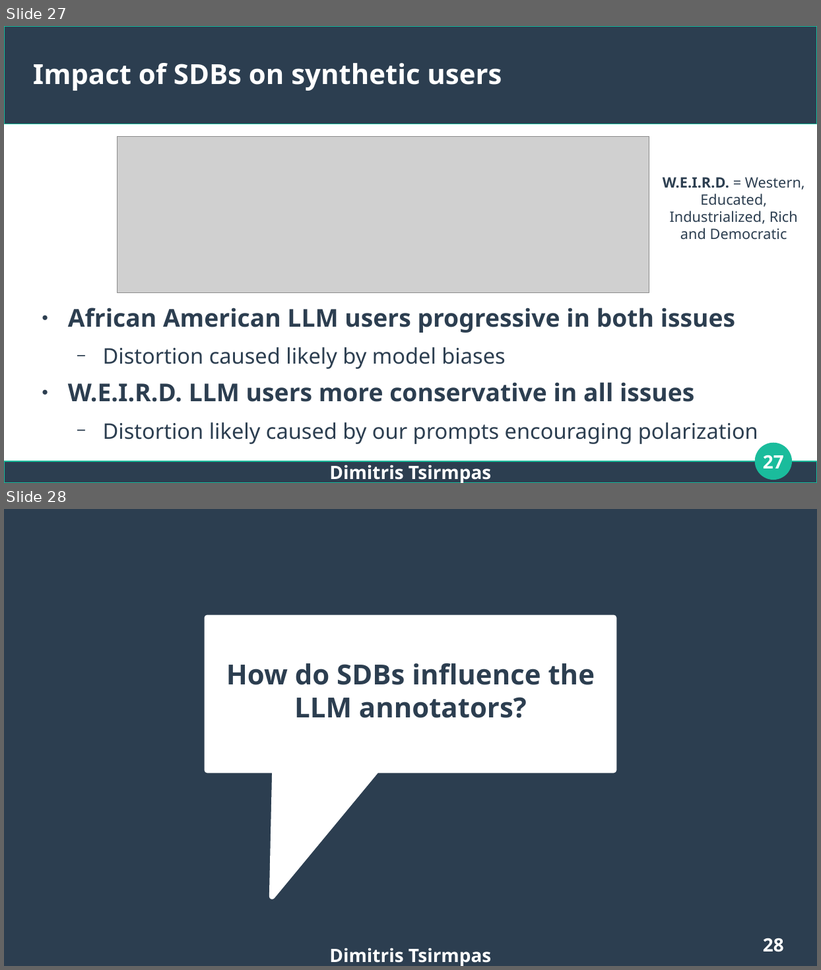
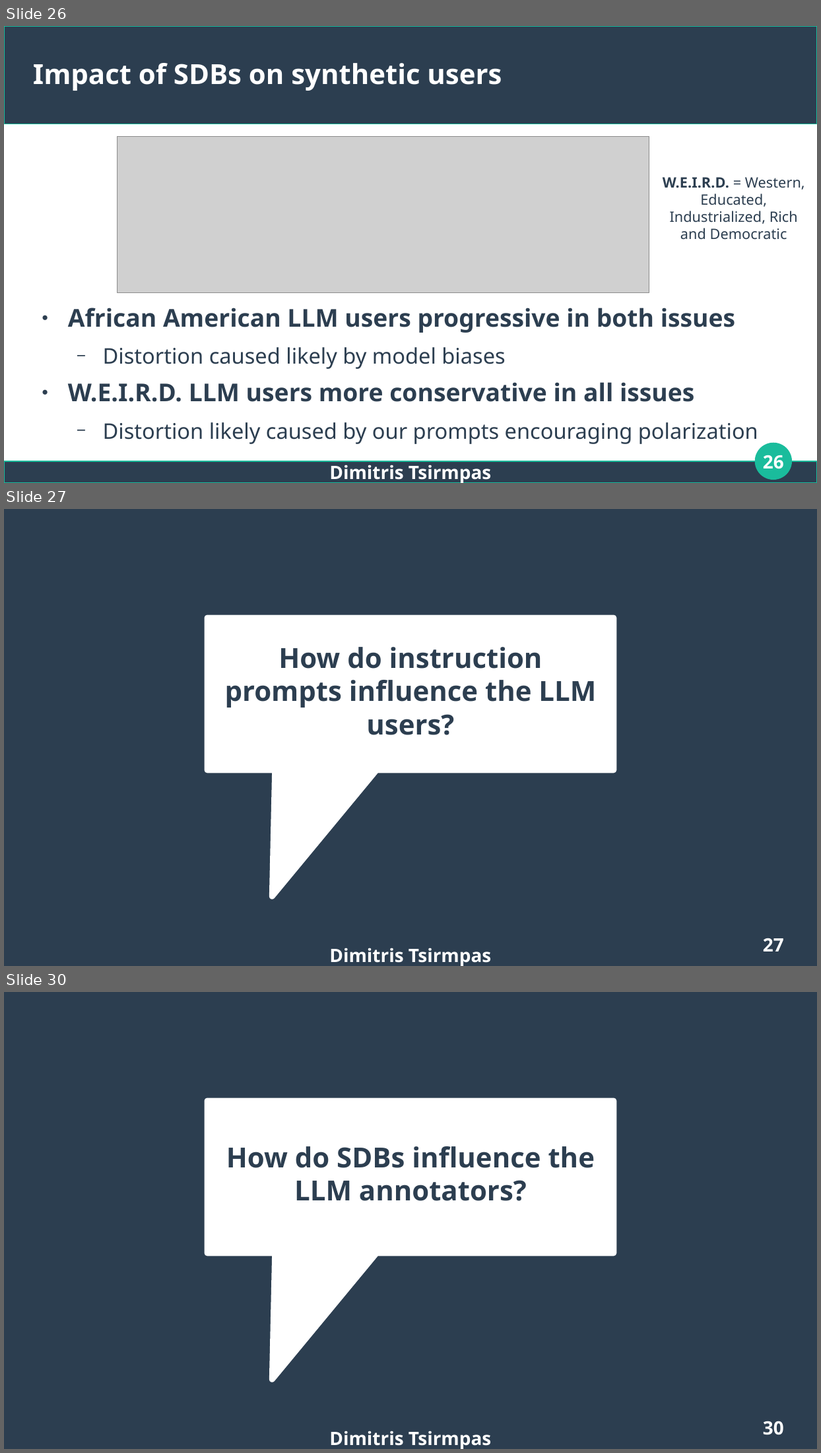
Before and after one commit to dimits-ts/llm_moderation_research, a slide deck: presentations/thesis.odp. Shown one above the other, each under a label of ours: slides 27 and 28 before the commit, slides 26, 27 and 30 after it; the slides between them are not shown. The pictures are 821x970 and 821x1453 pixels, drawn with LibreOffice and Linux fonts; fonts in the diff are those of the drawing; grey boxes stand for pictures. Boxes give left, top, right and bottom in pixels: in the first picture for what was removed or moved away, otherwise in the second. Text is boxed around its words. In the diff, an @@ line names an element or a change of style, - is before the commit and + after.

```diff
--- a/presentations/thesis.odp
+++ b/presentations/thesis.odp
@@ slide 27 added at (4,509,817,966), background #FFFFFF; not listed: 2 template elements that a slide beside it also shows @@
@@ title added at (225,647,596,735), 27 pt, text #2C3E50, bold @@
+How do instruction prompts influence the LLM users?
@@ page number added at (763,939,784,952), 18 pt, text #FFFFFF, bold @@
+27
@@ text added at (329,948,491,966), 18 pt, text #FFFFFF, bold @@
+Dimitris Tsirmpas
@@ what was slide 27 is now slide 26 @@
@@ page number at (763,455,784,470): text changed @@
-27
+26
@@ what was slide 28 is now slide 30 @@
@@ page number at (763,1421,784,1436): text changed @@
-28
+30
```
Also in this commit, not shown: 18 slides changed, 1 other slide added, 1 slide removed.
